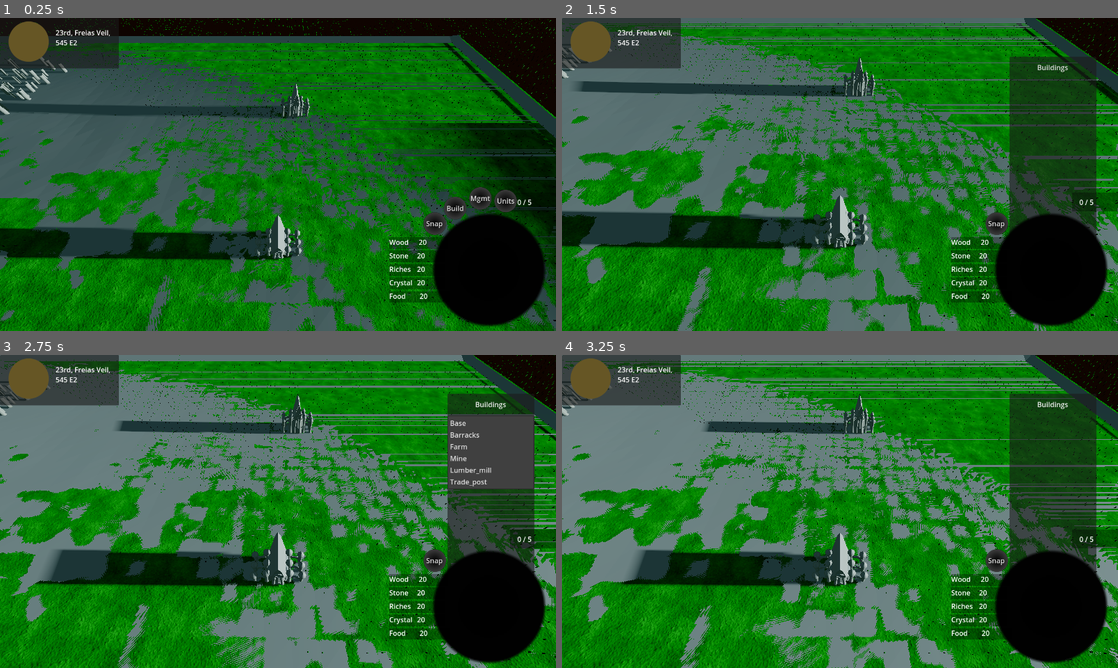
Above: before the commit, frames 1-4 (two rows, left to right).
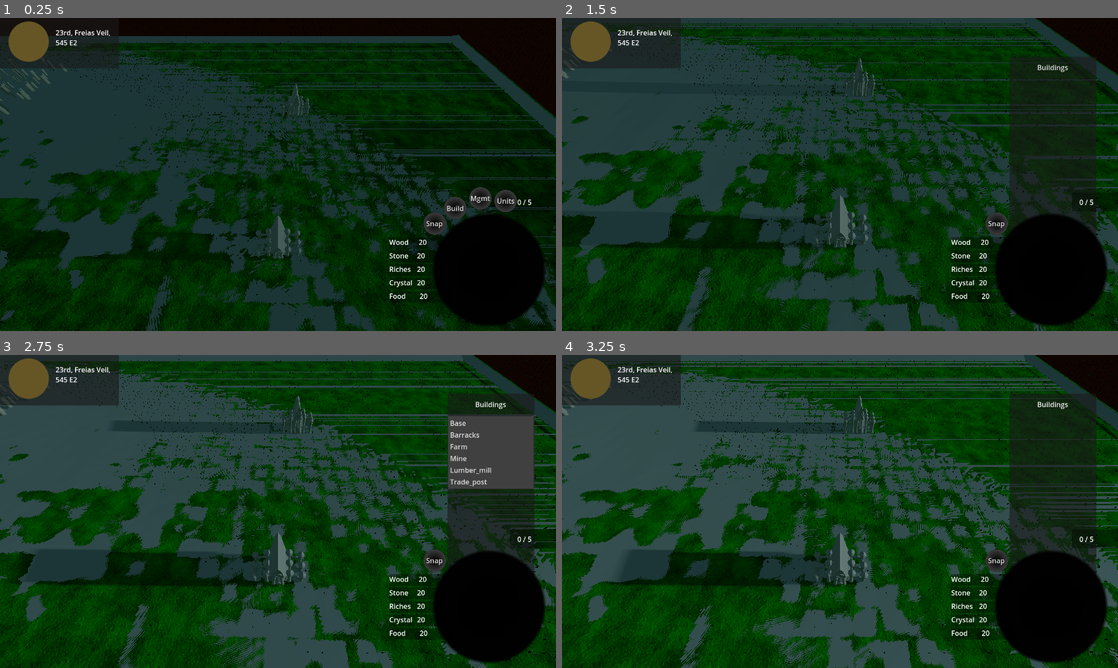
Above: after the commit, the same moments.

Repository: ChrisA98/IslesOfWar
Game: Godot game, scene res://Game_Scene_Files/GameScene.tscn
Same seed, same stepped clock (60 frames per second), same inputs: the game is played once before the commit and once after it.
Inputs:
- Up to frame 1 (0.25 s): no input
- Up to frame 2 (1.5 s): click "Snap" at 0.5 s; click "Build" at 1.25 s
- Up to frame 3 (2.75 s): click "Buildings" at 2 s
- Up to frame 4 (3.25 s): click "Buildings" at 2.75 s

The runs differ from the first frame. In frame 1, 65% of the frame differs, in the area x 0-100%, y 0-100%; in frame 2, 79%; in frame 3, 77%; in frame 4, 81%.

Commit message:
Fixed the sun
fixed the sun

Diff:
--- a/Project/Game_Scene_Files/GameScene.gd
+++ b/Project/Game_Scene_Files/GameScene.gd
@@ -34,6 +34,10 @@
 var year_day = 330
 var year = 545
 var day_cycle = true
+var sun_rotation = 0
+var moon_rotation = 0
+var sun_str = 1
+var moon_str = .427
 
 ##Signals
 signal nav_ready
@@ -115,9 +119,13 @@
 
 
 #Called every frame. 'delta' is the elapsed time since the previous frame.
-func _physics_process(delta):
-	$Sun.rotation_degrees -= Vector3((180/(global.DAY_LENGTH))*1.33*delta,0,0)
-	$Moon.rotation_degrees -= Vector3((180/(global.NIGHT_LENGTH))*1.31*delta,0,0)
+func _process(delta):
+	sun_rotation = 180-(180*($UI_Node/Time_Bar/Day_Cycle_Timer.time_left/global.DAY_LENGTH))
+	$Sun.rotation_degrees = Vector3(-sun_rotation,90,-180)
+	$Sun.light_energy = sun_str - ((sun_str * (abs(sun_rotation-90)/180))*2) + sun_str*.05
+	moon_rotation = 180-(180*($UI_Node/Time_Bar/Day_Cycle_Timer.time_left/global.NIGHT_LENGTH))
+	$Moon.rotation_degrees = Vector3(-moon_rotation,90,-180)
+	$Moon.light_energy = moon_str - ((moon_str * (abs(moon_rotation-90)/180))*2) + moon_str*.02
 
 
 ## on player input event
@@ -420,23 +428,27 @@
 
 	if(day_cycle):
 		print("is night")
+		print(sun_rotation)
 		$Sun.visible = false
 		$Moon.visible = true
-		print($Sun.rotation_degrees)
+		$Moon.rotation_degrees = Vector3(0,90,-180)
+		moon_rotation = 0
 	else:
 		print("is day")
-		print($Sun.rotation_degrees)
+		print(moon_rotation)
 		year_day+=1
 		$Sun.visible = true
 		$Moon.visible = false
 		$Sun.rotation_degrees = Vector3(0,90,-180)
-		$Moon.rotation_degrees = Vector3(0,90,-180)
-		print($Sun.rotation_degrees)
-
+		sun_rotation = 0
+
+	day_cycle = !day_cycle
 
 	if year_day >= global.YEAR_LENGTH:
 		year_day = 0
 		year += 1
+
+	UI_controller.update_clock()
 
 
 ## Signal when updating click mode
--- a/Project/Game_Scene_Files/GameScene.tscn
+++ b/Project/Game_Scene_Files/GameScene.tscn
@@ -401,9 +401,7 @@
 anchor_bottom = 1.0
 
 [node name="Day_Cycle_Timer" type="Timer" parent="UI_Node/Time_Bar"]
-process_callback = 0
 wait_time = 0.5
-autostart = true
 
 [node name="Build_Menu" type="Panel" parent="UI_Node"]
 material = SubResource("CanvasItemMaterial_onle8")
@@ -716,7 +714,7 @@
 group = "reg_0_1"
 
 [node name="MeshInstance3D" type="MeshInstance3D" parent="World/Player_Base_Spawn"]
-transform = Transform3D(1, 0, 0, 0, 1, 0, 0, 0, 1, 0, 2.0212, 0)
+transform = Transform3D(1, 0, 0, 0, 1, 0, 0, 0, 1, 0, -1.7489, 0)
 material_override = SubResource("StandardMaterial3D_01r5d")
 mesh = SubResource("CapsuleMesh_x5v2n")
 surface_material_override/0 = SubResource("StandardMaterial3D_fjj8m")
@@ -819,7 +817,6 @@
 [connection signal="mouse_entered" from="UI_Node/Viewport_Sectons/BottomBar" to="Player/Player_camera" method="_on_bottom_bar_mouse_entered"]
 [connection signal="mouse_exited" from="UI_Node/Viewport_Sectons/BottomBar" to="Player/Player_camera" method="_on_bottom_bar_mouse_exited"]
 [connection signal="timeout" from="UI_Node/Time_Bar/Day_Cycle_Timer" to="." method="_on_day_cycle_timer_timeout"]
-[connection signal="timeout" from="UI_Node/Time_Bar/Day_Cycle_Timer" to="UI_Node" method="_on_timer_timeout"]
 [connection signal="pressed" from="UI_Node/Minimap/Snap" to="UI_Node" method="_on_snap_pressed"]
 [connection signal="pressed" from="UI_Node/Minimap/Build_Button" to="UI_Node" method="_on_build_button_pressed"]
 [connection signal="pressed" from="UI_Node/Minimap/Units_Button" to="UI_Node" method="_on_units_button_pressed"]
--- a/Project/Game_Scene_Files/UI_Builder.gd
+++ b/Project/Game_Scene_Files/UI_Builder.gd
@@ -127,17 +127,11 @@
 	print("Why didn't you just implement the menu spongebob")
 
 
-## Day night cycle trigger
-func _on_timer_timeout():
+## Update clock
+func update_clock():
 	if(game_scene.day_cycle):
 		$Time_Bar/Day_Cycle_Timer.start(global.DAY_LENGTH)
 	else:
 		$Time_Bar/Day_Cycle_Timer.start(global.NIGHT_LENGTH)
-	game_scene.day_cycle = !game_scene.day_cycle
-	update_clock()
-
-
-## Update clock
-func update_clock():
 	$Time_Bar/Date.clear()
 	$Time_Bar/Date.add_text(global.month_to_string(game_scene.year_day,game_scene.year))
--- a/Project/Parent_Scenes/Scripts/Unit.gd
+++ b/Project/Parent_Scenes/Scripts/Unit.gd
@@ -74,12 +74,6 @@
 	nav_agent.waypoint_reached.connect(waypoint)
 	atk_timer.timeout.connect(attack)
 
-	call_deferred("actor_setup")
-
-
-func actor_setup():
-	await get_tree().physics_frame
-
 
 ## Set target move location
 ##
@@ -89,7 +83,7 @@
 	ai_mode = "traveling_basic"
 
 
-## Public call to targeted travel
+## set target move location
 func set_target_position(mov_tar: Vector3):
 	nav_agent.set_target_position(mov_tar)
 	intial_path_dist = nav_agent.distance_to_target()
@@ -172,14 +166,14 @@
 	move_and_slide()
 
 
-#speed up when starting movement
+## Speed up when starting movement
 func lerp_start(nv, dx):
 	nv = nv.normalized()* target_speed
 	nv = lerp(velocity,nv,dx*ACCEL)
 	return nv
 
 
-#Speed up when starting movement
+## Speed up when starting movement
 func lerp_stop(nv, dx):
 	nv = nv.normalized() * 0.2
 	nv = lerp(velocity,nv,dx*ACCEL)
@@ -213,7 +207,7 @@
 ## Damage dealt
 ##
 ## returns true if killed or false if survived
-## type is for later
+## type is for later implementation
 func damage(amt: float, _type: String):
 	health -= amt
 	## DIE
